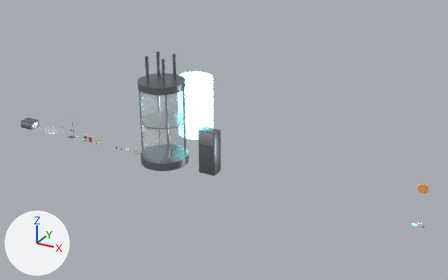
Before and after pictures for a commit that changed the glTF model assets/props.glb.
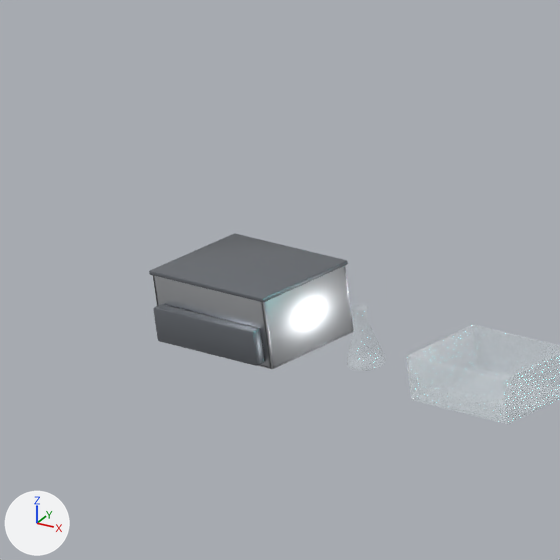
The first picture shows the older version from a camera (50 mm lens) standing at (11.65, -10.71, 6.2) and looking at (5.45, 0.56, 0.57). The close-ups show the older and then the newer version on the part from 1% to 13% of the width and 34% to 53% of the height of that picture. Only the edits that show in the close-ups are written down. The lights are fixed; the arrows at lower left show +X, +Y and +Z. Where no turn or scale is listed for an object, it has been applied to the vertices. Vertices at exactly the same position are counted once.

Script lines for the objects in view, before the commit:
```python
me_p_bath = bpy.data.meshes.new('P_bath')
me_p_bath.from_pydata(...)  # 336 vertices, 692 faces; spans x -0.185..0.185, y -0.153..0.153, z -0.093..0.093
# faces by material slot: [476, 216]
me_p_bath.materials.append(mat_m_steel)  # light grey #dddfe3
me_p_bath.materials.append(mat_m_steeldark)  # grey #898e95
me_p_flask = bpy.data.meshes.new('P_flask')
me_p_flask.from_pydata(...)  # 281 vertices, 520 faces; spans x -0.045..0.045, y -0.045..0.045, z -0.073..0.073
me_p_flask.materials.append(mat_m_glass)  # white #edf7fc
me_p_trough = bpy.data.meshes.new('P_trough')
me_p_trough.from_pydata(...)  # a box spanning x -0.15..0.15, y -0.11..0.11, z -0.055..-0.049; a box spanning x -0.15..0.15, y 0.107..0.113, z -0.055..0.055; a box spanning x -0.15..0.15, y -0.113..-0.107, z -0.055..0.055; a box spanning x 0.147..0.153, y -0.11..0.11, z -0.055..0.055; a box spanning x -0.153..-0.147, y -0.11..0.11, z -0.055..0.055
me_p_trough.materials.append(mat_m_glass)  # white #edf7fc
ob_p_bath = bpy.data.objects.new('P_bath', me_p_bath)
ob_p_bath.location = (0.0, -0.013, 0.093)
ob_p_flask = bpy.data.objects.new('P_flask', me_p_flask)
ob_p_flask.location = (0.35, 0.0, 0.073)
ob_p_trough = bpy.data.objects.new('P_trough', me_p_trough)
ob_p_trough.location = (0.75, 0.0, 0.055)
```
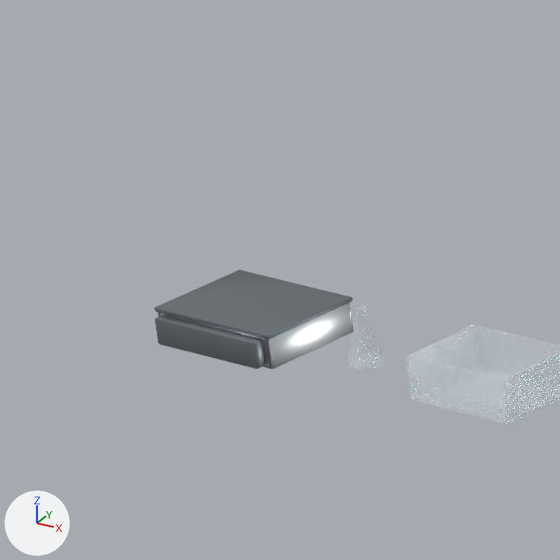
Where the newer file only moved an object's origin or applied its transform, the numbers keep the older frame.

Changed parts and their boxes [x1, y1, x2, y2] in the close-ups (560 x 560 px; the box of a moved part takes in the faces that stretch with it):
'P_bath', reshaped (27% shorter): before [149, 233, 353, 369]; after [154, 270, 353, 369]
part 1 of me_p_bath, moved or reshaped: before [153, 304, 265, 366]; after [155, 315, 265, 369]
part 2 of me_p_bath, moved or reshaped: before [149, 233, 348, 302]; after [154, 270, 352, 339]
part 3 of me_p_bath, moved or reshaped: before [153, 266, 353, 369]; after [158, 302, 353, 369]

The change in detail:
me_p_bath is used by ob_p_bath; location (0.0, -0.013, 0.093).
me_p_bath had 336 vertices, 692 faces and spanned x -0.185..0.185, y -0.153..0.153, z -0.093..0.093.
me_p_bath now has 336 vertices, 692 faces and spans x -0.185..0.185, y -0.153..0.153, z -0.093..-0.002.
me_p_bath part 1: the loose piece of 56 vertices spanning x -0.162..0.162, y -0.153..-0.123, z -0.078..0.012 is scaled about its middle by (1, 1, 0.76), then moved by (0.0, 0.0, -0.018).
me_p_bath part 2: the loose piece of 56 vertices spanning x -0.185..0.185, y -0.127..0.153, z 0.081..0.093 is moved by (0.0, 0.0, -0.095).
me_p_bath part 3: all 84 vertices in x -0.18..0.18, y -0.123..0.148, z 0.084..0.087 are moved by (0.0, 0.0, -0.095).
